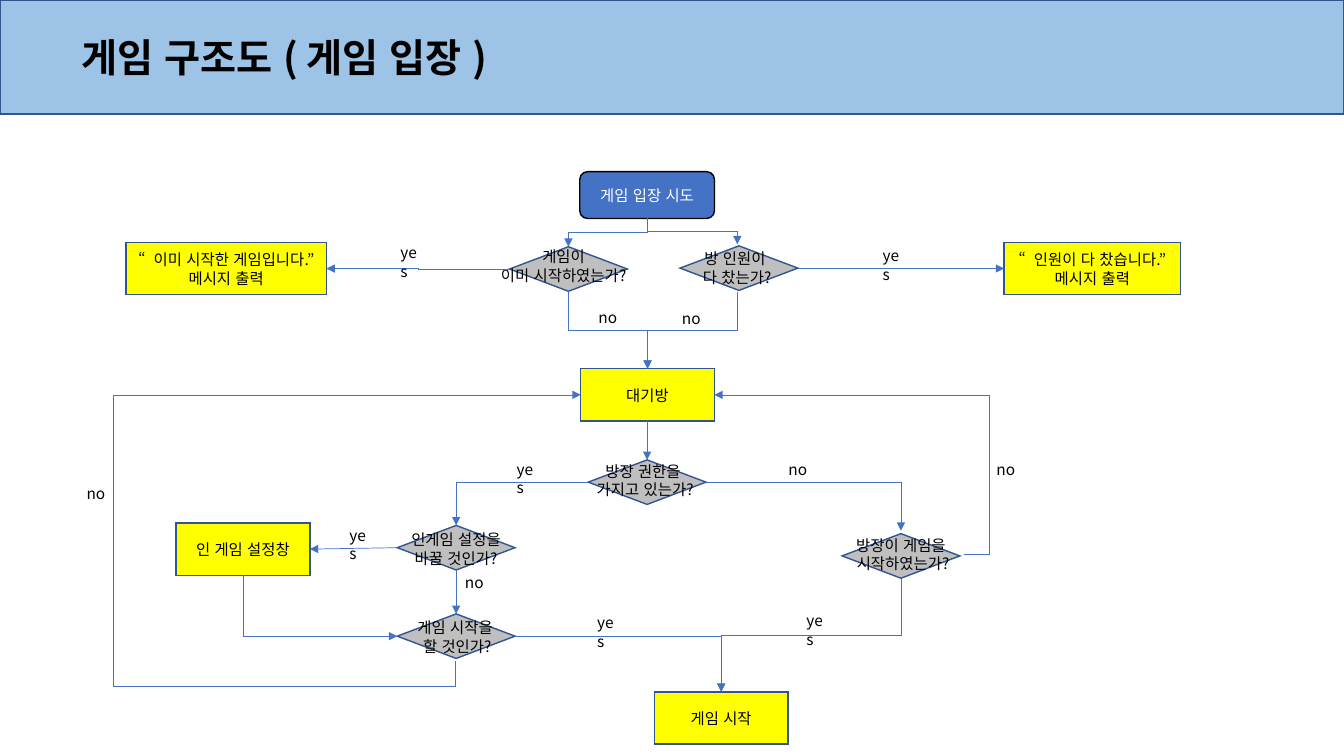
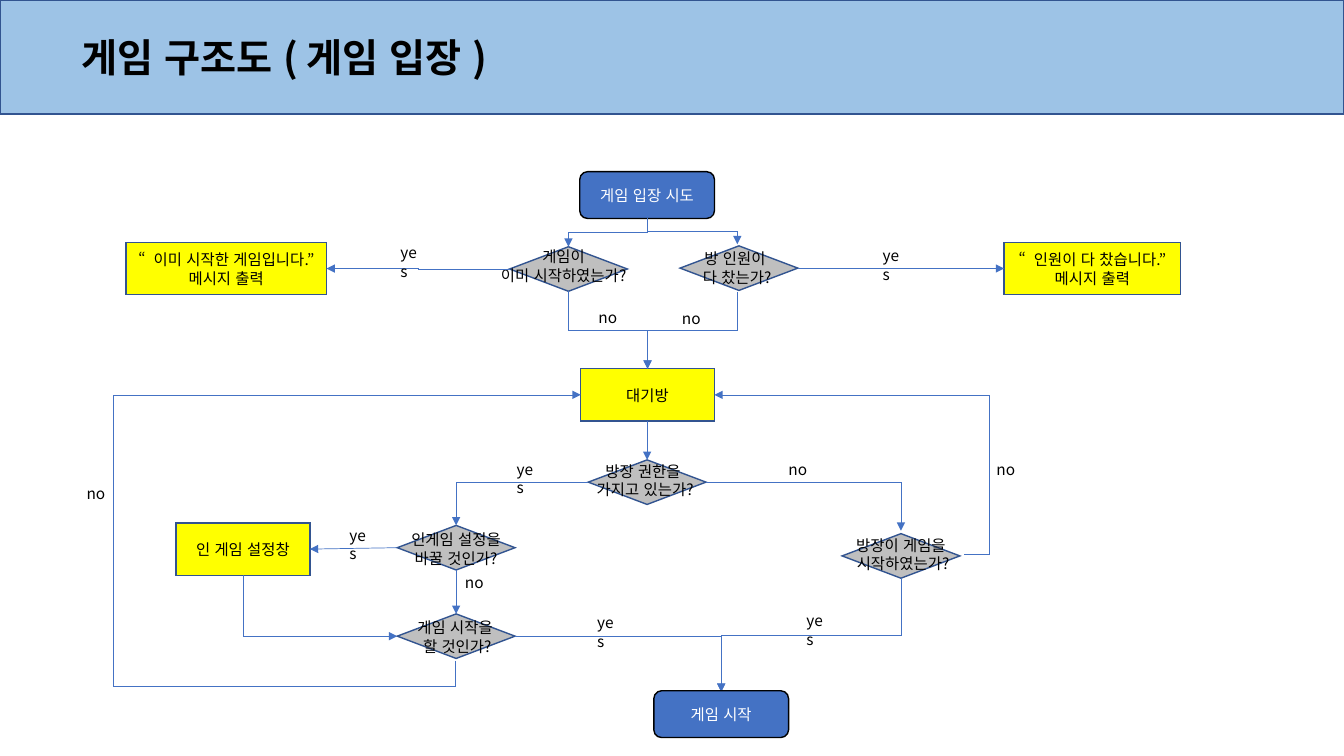
Before and after one commit to anglik0370/EscapeIsland, a slide deck: slide 5 of _Prototype/Document/System/System.pptx. Drawn at 1344x756 pixels with LibreOffice and Linux fonts; fonts in the diff are those of the drawing. Boxes give left, top, right and bottom in pixels: in the first picture for what was removed or moved away, otherwise in the second. Text is boxed around its words. In the diff, an @@ line names an element or a change of style, - is before the commit and + after.

```diff
--- a/_Prototype/Document/System/System.pptx
+++ b/_Prototype/Document/System/System.pptx
@@ rounded rectangle "게임 시작": place and size @@
-rounded rectangle "게임 시작" at (654,692,788,744)
+rounded rectangle "게임 시작" at (654,691,789,737)
@@ rounded rectangle "게임 시작" at (654,691,789,737): text colour #000000 to #FFFFFF; rectangle to rounded rectangle; fill #FFFF00 to #4472C4; outline #325491 1 pt to #000000 1 pt @@
```
Also in this commit, not shown: 1 slide added, 1 other file.
